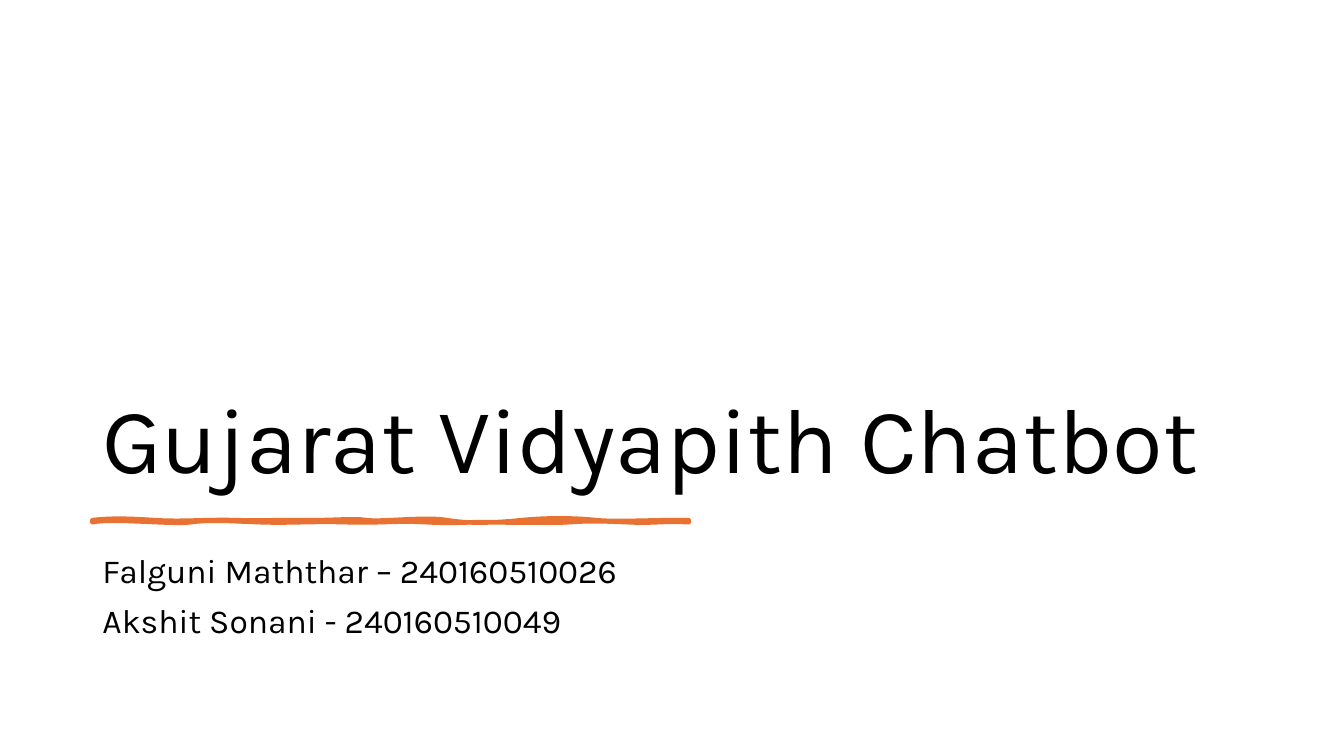
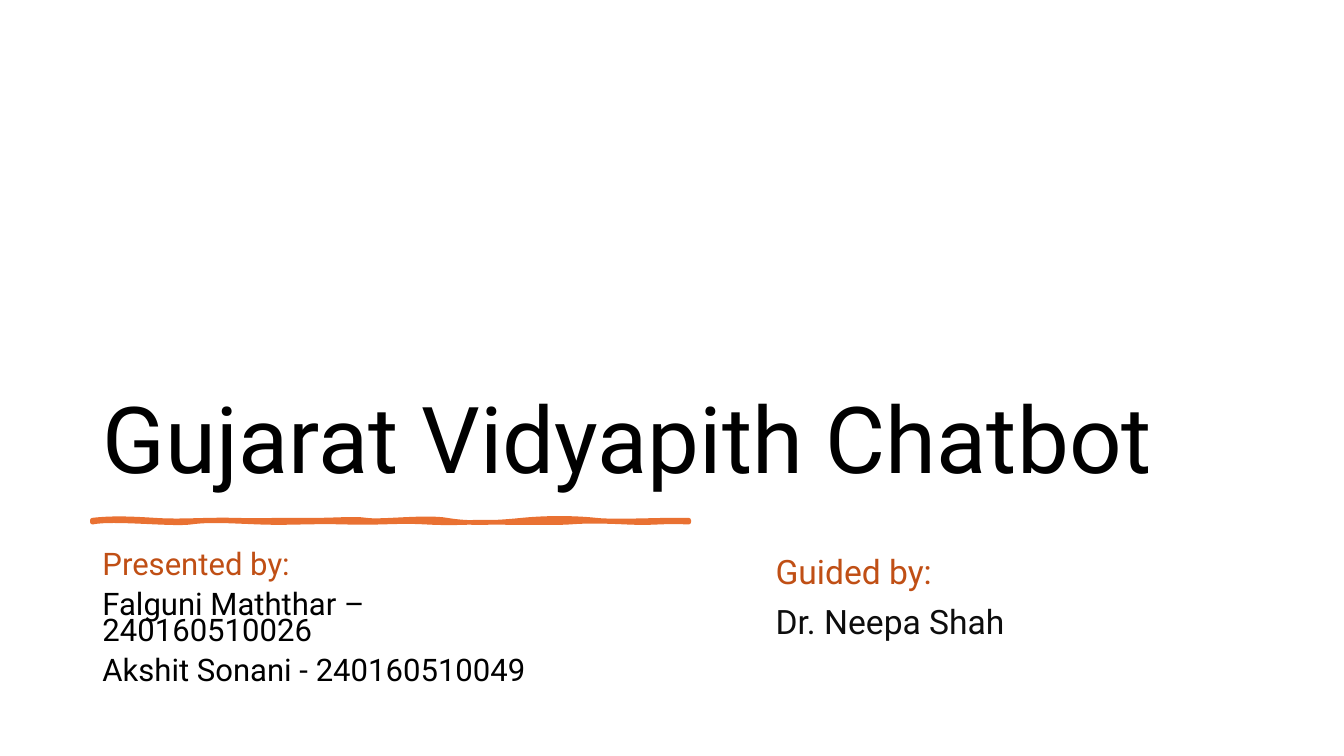
Before and after one commit to SonaniAkshit/university-chatbot-web, a slide deck: slide 1 of University_Chatbot Documentations/Gujarat Vidyapith Chatbot with Design.pptx. Drawn at 1344x756 pixels with LibreOffice and Linux fonts; fonts in the diff are those of the drawing. Boxes give left, top, right and bottom in pixels: in the first picture for what was removed or moved away, otherwise in the second. Text is boxed around its words. In the diff, an @@ line names an element or a change of style, - is before the commit and + after.

Commit message:
Update and clean up Gujarat Vidyapith Chatbot docs
Renamed the merged PDF to 'Final', updated multiple documentation files, and removed outdated presentation and 'Thank You' documents to streamline the documentation set.

```diff
--- a/University_Chatbot Documentations/Gujarat Vidyapith Chatbot with Design.pptx
+++ b/University_Chatbot Documentations/Gujarat Vidyapith Chatbot with Design.pptx
@@ title "Gujarat Vidyapith Chatbot" at (x1=102, y1=403, x2=1152, y2=493): font Karla to Roboto @@
@@ subtitle at (x1=102, y1=551, x2=290, y2=582): paragraph added @@
+Presented by:
@@ text added at (x1=776, y1=558, x2=1004, y2=641), 24 pt, text #0D0D0D @@
+Guided by:
+Dr. Neepa Shah
@@ subtitle at (x1=102, y1=591, x2=526, y2=682): size 24 to 22.2 pt, font Karla to Roboto in "Falguni Maththar – 240160510026", "Akshit Sonani - 240160510049"; line spacing 0.9 to 0.7 @@
```
Also in this commit, not shown: 16 other slides changed, 22 slides added, 11 slides removed, 7 other files.
